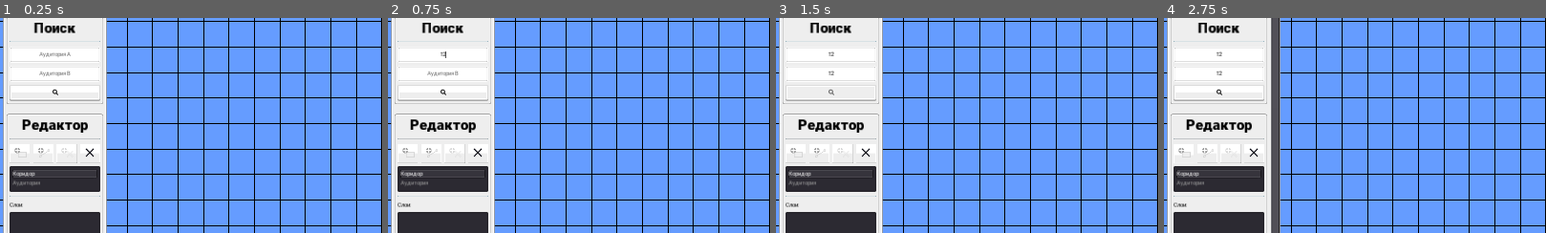
Above: before the commit, frames 1-4 (left to right).
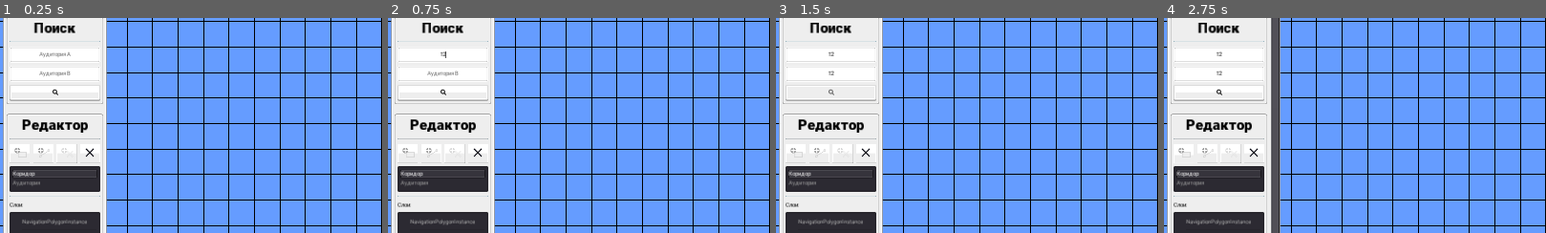
Above: after the commit, the same moments.

Repository: nikolai-in/MapDemo
Game: Godot game, scene res://src/Main/Main.tscn
The game is run twice, just before and just after one commit, with the same random seed, the same clock (stepped at 60 frames per second) and the same inputs.
Inputs (mouse positions are % of the whole screen's width and height, from its top left):
- Up to frame 1 (0.25 s): no input
- Up to frame 2 (0.75 s): click (7, 10) at 0.52 s; type "12" at 0.6 s
- Up to frame 3 (1.5 s): click (7, 15) at 0.75 s; type "12" at 0.83 s; click "" at 1.25 s
- Up to frame 4 (2.75 s): click (3, 33) at 2 s
The pictures show only the part of the screen within x 0-50%, y 2-52%; the shares and areas given below are measured in that part.

The runs differ from the first frame. In frame 1, 0.2% of the frame differs, in the area x 5-23%, y 93-97%; in frame 2, 0.2%; in frame 3, 0.2%; in frame 4, 0.2%.

Commit message:
:sparkles: Add search and navigation

Diff:
--- a/app/src/Main/DrawerRect.gd
+++ b/app/src/Main/DrawerRect.gd
@@ -10,6 +10,7 @@
 var end_pos: = Vector2.ZERO
 
 onready var color_picker: ColorPickerButton = get_node("../../../UI/Sidebar/ScrollContainer/Column/Editor/Margin/Column/ColorPickerButton")
+onready var nav: Navigation2D = get_node("../../../MapCanvas/Navigation2D")
 
 
 func unhandled_input(event: InputEvent) -> void:
@@ -20,7 +21,7 @@
 		if !event.is_pressed():
 			if event.button_index == BUTTON_LEFT:
 				end_pos = MapCanvas.get_global_mouse_position()
-				MapCanvas.add_child(add_rect(start_pos, end_pos, color_picker.color))
+				add_rect(start_pos, end_pos, color_picker.color)
 				_state_machine.transition_to("Viewer")
 	if event is InputEventMouseMotion:
 		if event.button_mask == BUTTON_MASK_LEFT:
@@ -46,15 +47,21 @@
 onready var types: = get_node("../../../UI/Sidebar/ScrollContainer/Column/Editor/Margin/Column/RoomTypes")
 var room: = preload("res://src/Rects/Room.tscn")
 
-func add_rect(top_left: Vector2, bottom_right: Vector2, color: Color = Color.black) -> Polygon2D:
+func add_rect(top_left: Vector2, bottom_right: Vector2, color: Color = Color.black):
 	if types.is_selected(0):
 		var rect: Polygon2D = Polygon2D.new()
 		rect.set_meta("type", "Hall")
 		rect.color = color
 		rect.polygon = PoolVector2Array([top_left, Vector2(top_left.x, bottom_right.y), bottom_right, Vector2(bottom_right.x, top_left.y)])
-		return rect
-	var rect: Polygon2D = room.instance()
-	rect.set_meta("type", "Room")
-	rect.color = color
-	rect.polygon = PoolVector2Array([top_left, Vector2(top_left.x, bottom_right.y), bottom_right, Vector2(bottom_right.x, top_left.y)])
-	return rect
+		nav.add_child(rect)
+		var polygon = NavigationPolygon.new()
+		var outline = PoolVector2Array([top_left, Vector2(top_left.x, bottom_right.y), bottom_right, Vector2(bottom_right.x, top_left.y)])
+		polygon.add_outline(outline)
+		polygon.make_polygons_from_outlines()
+		get_node("../../../MapCanvas/Navigation2D/NavigationPolygonInstance").navpoly = polygon
+	else:
+		var rect: Polygon2D = room.instance()
+		rect.set_meta("type", "Room")
+		rect.color = color
+		rect.polygon = PoolVector2Array([top_left, Vector2(top_left.x, bottom_right.y), bottom_right, Vector2(bottom_right.x, top_left.y)])
+		nav.add_child(rect)
--- a/app/src/Main/Main.tscn
+++ b/app/src/Main/Main.tscn
@@ -333,6 +333,9 @@
 [node name="Selection" type="Node" parent="StateMachine"]
 script = ExtResource( 9 )
 
+[connection signal="text_entered" from="UI/Sidebar/ScrollContainer/Column/Search/Margin/Column/From" to="StateMachine/Viewer" method="_on_From_text_entered"]
+[connection signal="text_entered" from="UI/Sidebar/ScrollContainer/Column/Search/Margin/Column/To" to="StateMachine/Viewer" method="_on_To_text_entered"]
+[connection signal="pressed" from="UI/Sidebar/ScrollContainer/Column/Search/Margin/Column/Button" to="StateMachine/Viewer" method="_on_Button_pressed"]
 [connection signal="toggled" from="UI/Sidebar/ScrollContainer/Column/Editor/Margin/Column/Tools/AddRect" to="UI/Sidebar/ScrollContainer/Column/Editor/Margin/Column/Tools/AddLine" method="_on_tool_toggled"]
 [connection signal="toggled" from="UI/Sidebar/ScrollContainer/Column/Editor/Margin/Column/Tools/AddRect" to="UI/Sidebar/ScrollContainer/Column/Editor/Margin/Column/Tools/AddPoint" method="_on_tool_toggled"]
 [connection signal="toggled" from="UI/Sidebar/ScrollContainer/Column/Editor/Margin/Column/Tools/AddRect" to="StateMachine/Viewer" method="_on_AddRect_toggled"]
@@ -354,4 +357,5 @@
 [connection signal="color_changed" from="UI/Sidebar/ScrollContainer/Column/Editor/Margin/Column/ColorPickerButton" to="StateMachine/Selection" method="_on_ColorPickerButton_color_changed"]
 [connection signal="popup_closed" from="UI/Sidebar/ScrollContainer/Column/Editor/Margin/Column/ColorPickerButton" to="StateMachine/Selection" method="_on_ColorPickerButton_popup_closed"]
 
+[editable path="MapCanvas"]
 [editable path="UI/Sidebar/ScrollContainer/Column/Margin/DebugPanel"]
--- a/app/src/Main/Selection.gd
+++ b/app/src/Main/Selection.gd
@@ -20,7 +20,7 @@
 				selection.remove(selection.find(origin))
 	else:
 		_state_machine.transition_to("Viewer")
-	print("\n:::::::::\n", selection, "\n:::::::::\n")
+	# print("\n:::::::::\n", selection, "\n:::::::::\n")
 
 
 func enter(msg: Dictionary = {}) -> void:
--- a/app/src/Main/StateMachine/Viewer.gd
+++ b/app/src/Main/StateMachine/Viewer.gd
@@ -26,7 +26,7 @@
 	var sel: = get_node("../Selection")
 	for btn in buttons:
 		btn.pressed = false
-	for item in get_node("../../MapCanvas").get_children(): # sel.selection:
+	for item in get_node("../../MapCanvas/Navigation2D").get_children(): # sel.selection:
 		if is_instance_valid(item):
 			item.self_modulate = Color( 1, 1, 1, 1 )
 	sel.selection.clear()
@@ -57,3 +57,45 @@
 		_state_machine.transition_to("Editor/DrawerPoint")
 	elif !AddLine.pressed && !AddRect.pressed:
 		_state_machine.transition_to("Viewer")
+
+
+onready var from_fld: = get_node("../../UI/Sidebar/ScrollContainer/Column/Search/Margin/Column/From")
+onready var to_fld: = get_node("../../UI/Sidebar/ScrollContainer/Column/Search/Margin/Column/To")
+onready var nav: = get_node("../../MapCanvas/Navigation2D")
+onready var line: = get_node("../../MapCanvas/Line2D")
+
+
+var from: = Vector2.ZERO
+var to: = Vector2.ZERO
+
+func _on_From_text_entered(new_text: String) -> void:
+	var found: = false
+	for room in nav.get_children():
+		if room.get_meta("type") == "Room":
+			if room.get_child(0).text == new_text:
+				from = room.get_child(0).get_position()
+				found = true
+				# print("\n*****\n", from, room, "\n*****\n")
+				break
+	if not found:
+		from_fld.clear()
+
+
+func _on_To_text_entered(new_text: String) -> void:
+	var found: = false
+	for room in nav.get_children():
+		if room.get_meta("type") == "Room":
+			if room.get_child(0).text == new_text:
+				to = room.get_child(0).get_position()
+				found = true
+				# print("\n*****\n", from, room, "\n*****\n")
+				break
+	if not found:
+		to_fld.clear()
+
+
+func _on_Button_pressed() -> void:
+	if from != Vector2.ZERO || to != Vector2.ZERO:
+		var path = nav.get_simple_path(from, to, true)
+		print("\n*****\n", path, "\n*****\n")
+		line.points = PoolVector2Array(path)
--- a/app/src/MapCanvas/MapCanvas.tscn
+++ b/app/src/MapCanvas/MapCanvas.tscn
@@ -1,3 +1,9 @@
 [gd_scene format=2]
 
 [node name="MapCanvas" type="Node2D"]
+
+[node name="Navigation2D" type="Navigation2D" parent="."]
+
+[node name="NavigationPolygonInstance" type="NavigationPolygonInstance" parent="Navigation2D"]
+
+[node name="Line2D" type="Line2D" parent="."]
--- a/app/src/UI/Editor/Layers/LayersTree.gd
+++ b/app/src/UI/Editor/Layers/LayersTree.gd
@@ -1,6 +1,6 @@
 extends Tree
 
-onready var MapCanvas : Node2D = owner.get_node("MapCanvas")
+onready var MapCanvas : Node2D = owner.get_node("MapCanvas/Navigation2D")
 
 var selected: TreeItem
 var origin_color: Color
